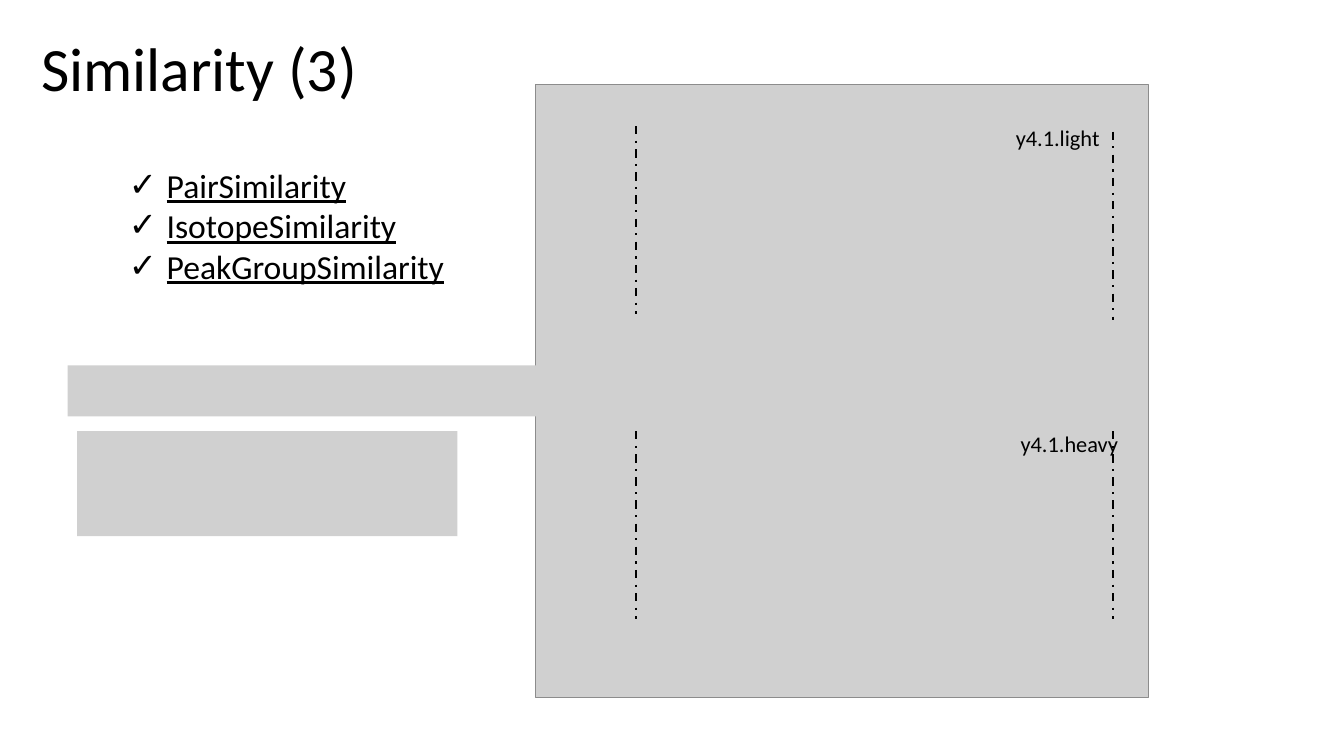
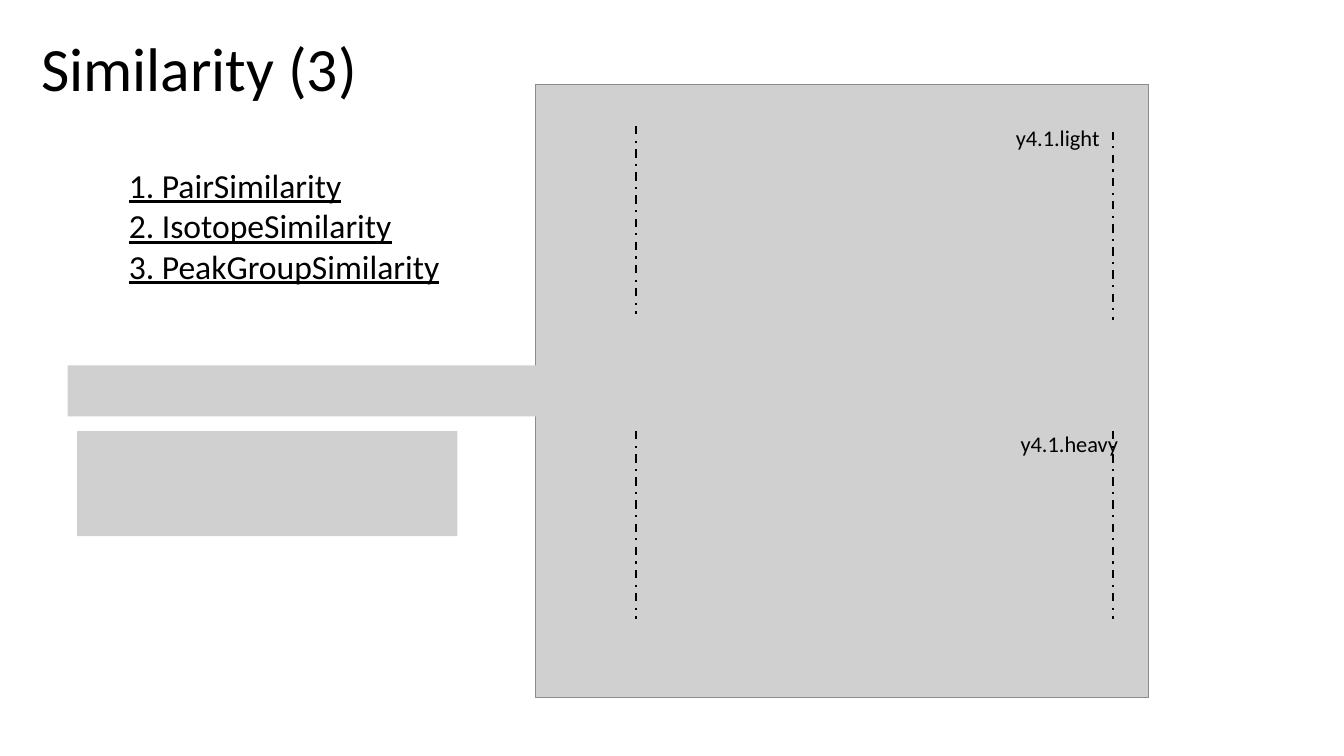
Before and after one commit to ChienChien0712/chromatogram_signal-s_peak_quality_scoring_system, a slide deck: slide 4 of ppt/MRM-QC指標_芊.pptx. Drawn at 1344x756 pixels with LibreOffice and Linux fonts; fonts in the diff are those of the drawing; grey boxes stand for pictures. Boxes give left, top, right and bottom in pixels: in the first picture for what was removed or moved away, otherwise in the second. Text is boxed around its words. In the diff, an @@ line names an element or a change of style, - is before the commit and + after.

Commit message:
peak_quality_scoring_system

```diff
--- a/ppt/MRM-QC指標_芊.pptx
+++ b/ppt/MRM-QC指標_芊.pptx
@@ text at bbox=[129, 174, 439, 285]: text changed @@
-✓ PairSimilarity
-✓ IsotopeSimilarity
-✓ PeakGroupSimilarity
+1. PairSimilarity
+2. IsotopeSimilarity
+3. PeakGroupSimilarity
```
Also in this commit, not shown: 7 other slides changed, 10 other files.
